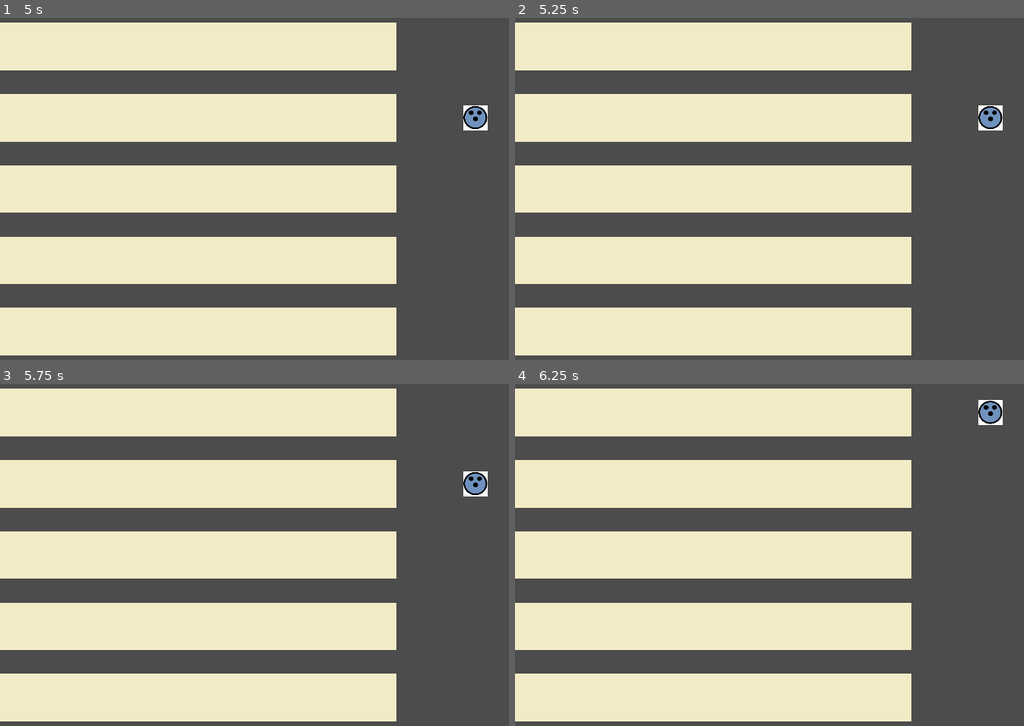
Above: before the commit, frames 1-4 (two rows, left to right).
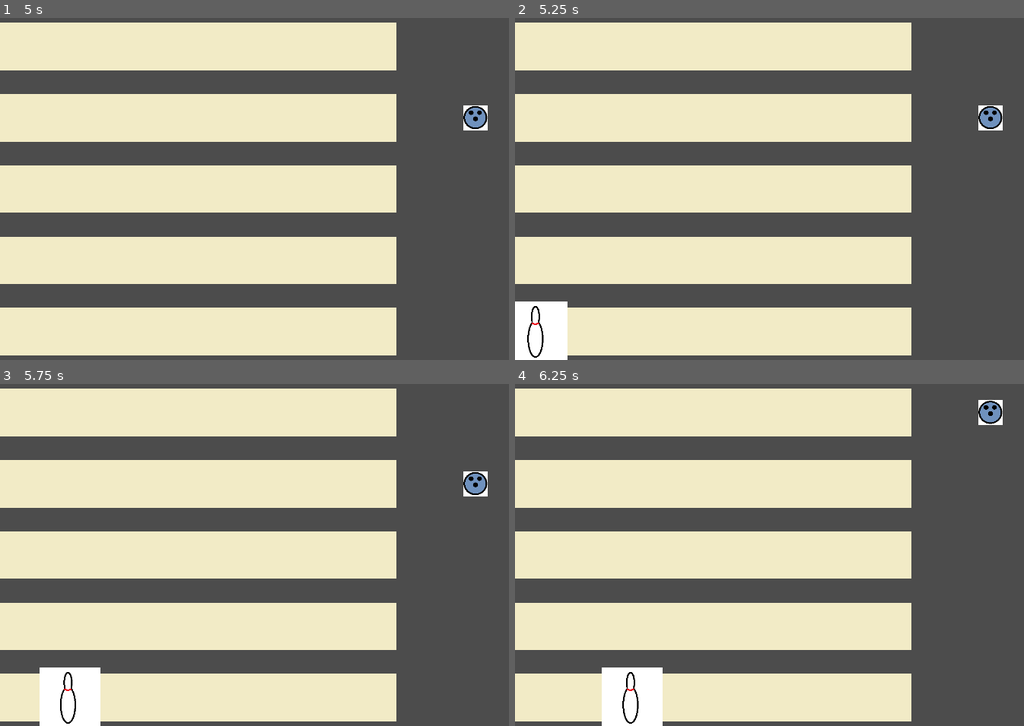
Above: after the commit, the same moments.

Repository: FreemanSpray/EECS_690
Game: Godot game, scene res://Scenes/Main.tscn
The game is run twice, just before and just after one commit, with the same random seed, the same clock (stepped at 60 frames per second) and the same inputs.
Inputs:
- Up to frame 1 (5 s): tap Enter (ui_accept) at 0.5, 0.77, 1.25, 1.52, 2, 2.75, 3.02, 3.5, 3.77, 4.25, 4.52 s; hold Up (ui_up) 0.53-1.28 s; hold Down (ui_down) 1.28-2.03 s; hold Up (ui_up) 2.03-3.53 s; hold Down (ui_down) from 3.53 s (still down)
- Up to frame 2 (5.25 s): keep holding Down (ui_down)
- Up to frame 3 (5.75 s): keep holding Down (ui_down)
- Up to frame 4 (6.25 s): release Down (ui_down) at 5.78 s; hold Up (ui_up) from 5.78 s (still down); tap Enter (ui_accept) at 6.02 s

Frame 1 is identical in both runs. In frame 2, 1.8% of the frame differs, in the area x 0-11%, y 82-100%; in frame 3, 2.0%; in frame 4, 2.0%, in the area x 17-29%, y 82-100%.

Commit message:
Monster movement
Monsters spawn incrementally in all lanes and progress to player side

Diff:
--- /dev/null
+++ b/Scenes/Lane.gd
@@ -0,0 +1,23 @@
+extends Node2D
+
+
+# Declare member variables here. Examples:
+var m_lane_id
+var m_monster_queue
+
+
+# Called when the node enters the scene tree for the first time.
+func _ready():
+	pass # Replace with function body.
+
+
+# Called every frame. 'delta' is the elapsed time since the previous frame.
+#func _process(delta):
+#	pass
+
+func get_pos(loc):
+	if loc == "mob":
+		return Vector2(0, 90 + 225*m_lane_id)
+	if loc == "player":
+		return Vector2(1500, 90 + 225*m_lane_id)
+	return Vector2(0, 0)
--- /dev/null
+++ b/Scenes/Lane.tscn
@@ -0,0 +1,6 @@
+[gd_scene load_steps=2 format=2]
+
+[ext_resource path="res://Scenes/Lane.gd" type="Script" id=1]
+
+[node name="Lane" type="Node2D"]
+script = ExtResource( 1 )
--- /dev/null
+++ b/Scenes/Main.gd
@@ -0,0 +1,45 @@
+extends Control
+
+export (PackedScene) var lane_scene
+export (PackedScene) var monster_scene
+
+# Declare member variables here. Examples:
+var lanes
+var rng
+var ticks
+var next_monster_id
+
+# Called when the node enters the scene tree for the first time.
+func _ready():
+	lanes = [0, 0, 0, 0, 0]
+	for i in range(0,5):
+		lanes[i] = lane_scene.instance()
+		lanes[i].m_lane_id = i
+		lanes[i].m_monster_queue = []
+	# Initialize RNG
+	rng = RandomNumberGenerator.new()
+	rng.randomize()
+	# Initialize counters
+	ticks = 0
+	next_monster_id = 0
+
+func get_random_lane():
+	 return rng.randi_range(0, 4)
+
+# Called every frame. 'delta' is the elapsed time since the previous frame.
+func _process(_delta):
+	ticks+=1
+	print(ticks)
+	if ticks > 300:
+		ticks = 0
+		var monster = monster_scene.instance()
+		var spawn_lane = get_random_lane()
+		var start_pos = lanes[spawn_lane].get_pos("mob")
+		var dest_pos = lanes[spawn_lane].get_pos("player")
+		monster.m_lane = spawn_lane
+		monster.m_monster_id = next_monster_id
+		monster.m_start_pos = start_pos
+		monster.m_dest_pos = dest_pos
+		next_monster_id+=1
+		monster.set("position", start_pos)
+		add_child(monster)
--- a/Scenes/Main.tscn
+++ b/Scenes/Main.tscn
@@ -1,10 +1,16 @@
-[gd_scene load_steps=4 format=2]
+[gd_scene load_steps=7 format=2]
 
 [ext_resource path="res://Scenes/Player.gd" type="Script" id=1]
 [ext_resource path="res://Assets/BallSprite.png" type="Texture" id=2]
 [ext_resource path="res://Assets/Lane.png" type="Texture" id=3]
+[ext_resource path="res://Scenes/Lane.tscn" type="PackedScene" id=4]
+[ext_resource path="res://Scenes/Main.gd" type="Script" id=5]
+[ext_resource path="res://Scenes/Monster.tscn" type="PackedScene" id=6]
 
 [node name="Main" type="Control"]
+script = ExtResource( 5 )
+lane_scene = ExtResource( 4 )
+monster_scene = ExtResource( 6 )
 
 [node name="Player" type="Node2D" parent="."]
 position = Vector2( 1500, 90 )
--- /dev/null
+++ b/Scenes/Monster.gd
@@ -0,0 +1,22 @@
+extends Node2D
+
+# Declare member variables here. Examples:
+var m_lane
+var m_monster_id
+var m_start_pos = Vector2(0,0)
+var m_dest_pos = Vector2(0,0)
+var m_speed
+
+
+# Called when the node enters the scene tree for the first time.
+func _ready():
+	m_speed = 5
+
+
+# Called every frame. 'delta' is the elapsed time since the previous frame.
+#func _process(delta):
+#	pass
+
+func _physics_process(_delta):
+	if m_dest_pos != Vector2(0,0):
+		set("position", get("position").move_toward(m_dest_pos, m_speed))
--- /dev/null
+++ b/Scenes/Monster.tscn
@@ -0,0 +1,14 @@
+[gd_scene load_steps=3 format=2]
+
+[ext_resource path="res://Assets/MonsterSprite.png" type="Texture" id=1]
+[ext_resource path="res://Scenes/Monster.gd" type="Script" id=2]
+
+[node name="Monster" type="Node2D"]
+position = Vector2( 1672, 882 )
+script = ExtResource( 2 )
+__meta__ = {
+"_edit_group_": true
+}
+
+[node name="Sprite" type="Sprite" parent="."]
+texture = ExtResource( 1 )
Binary file added: Assets/MonsterSprite.png
Not shown, added: Assets/MonsterSprite.png.import
